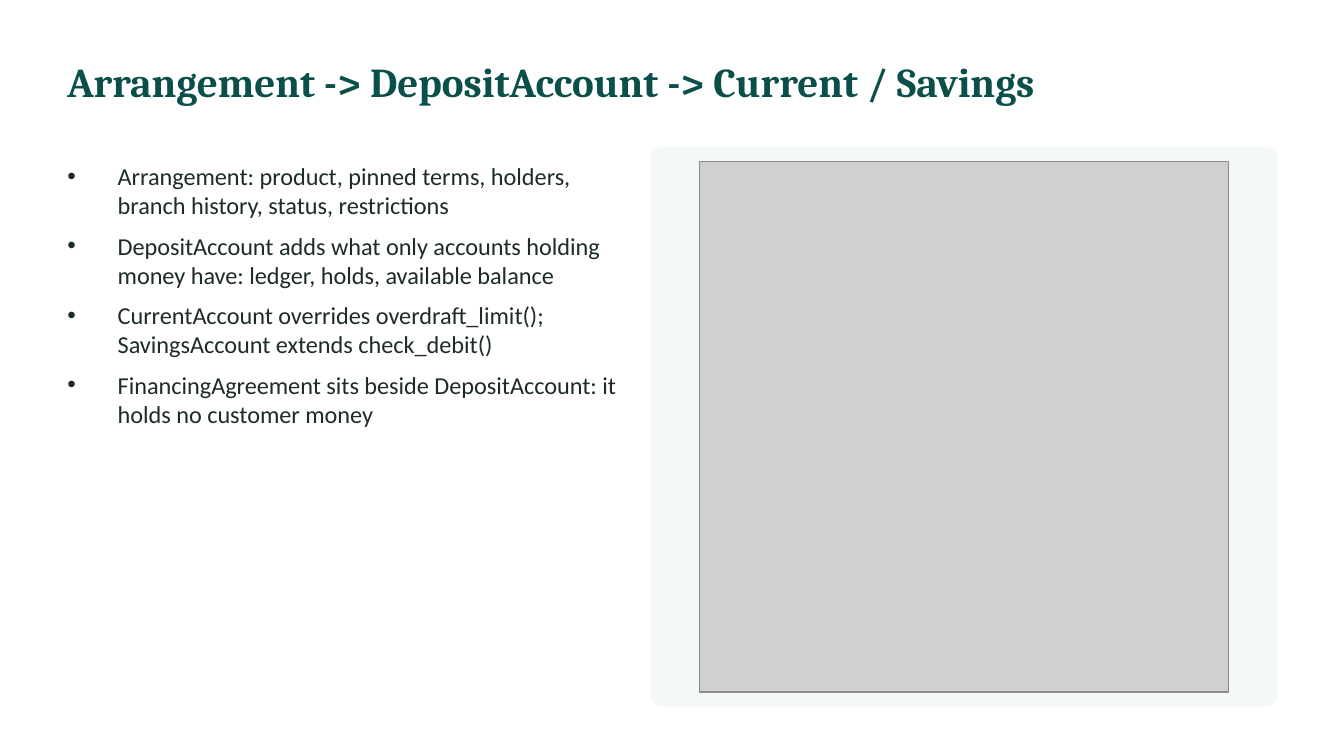
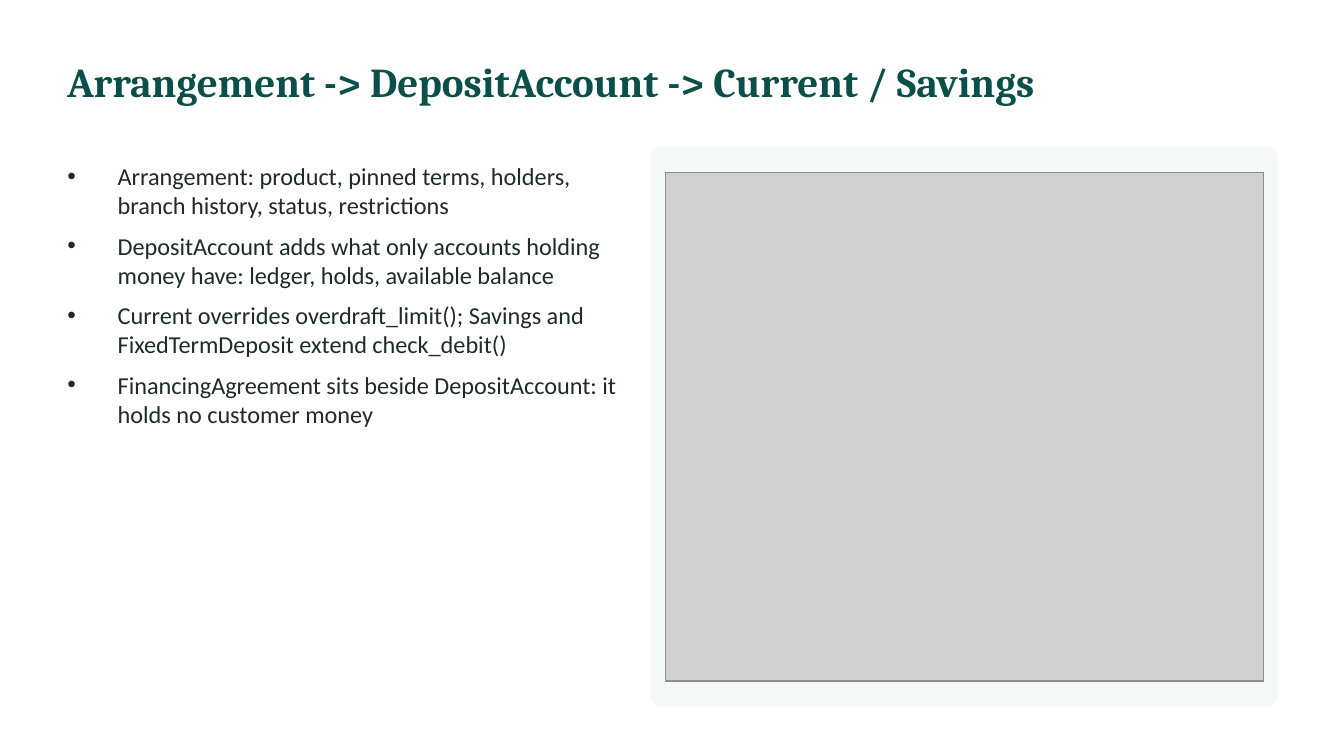
Before and after one commit to l255668-hash/commercial-banking, a slide deck: slide 5 of docs/Viva_Presentation.pptx. Drawn at 1344x756 pixels with LibreOffice and Linux fonts; fonts in the diff are those of the drawing; grey boxes stand for pictures. Boxes give left, top, right and bottom in pixels: in the first picture for what was removed or moved away, otherwise in the second. Text is boxed around its words. In the diff, an @@ line names an element or a change of style, - is before the commit and + after.

```diff
--- a/docs/Viva_Presentation.pptx
+++ b/docs/Viva_Presentation.pptx
@@ picture: place and size @@
-picture at (700,161,1230,692)
+picture at (665,172,1263,680)
@@ text at (118,306,584,357): text changed @@
-• CurrentAccount overrides overdraft_limit(); SavingsAccount extends check_debit()
+• Current overrides overdraft_limit(); Savings and FixedTermDeposit extend check_debit()
```
Also in this commit, not shown: 4 other slides changed, 1 slide added, 21 other files.
